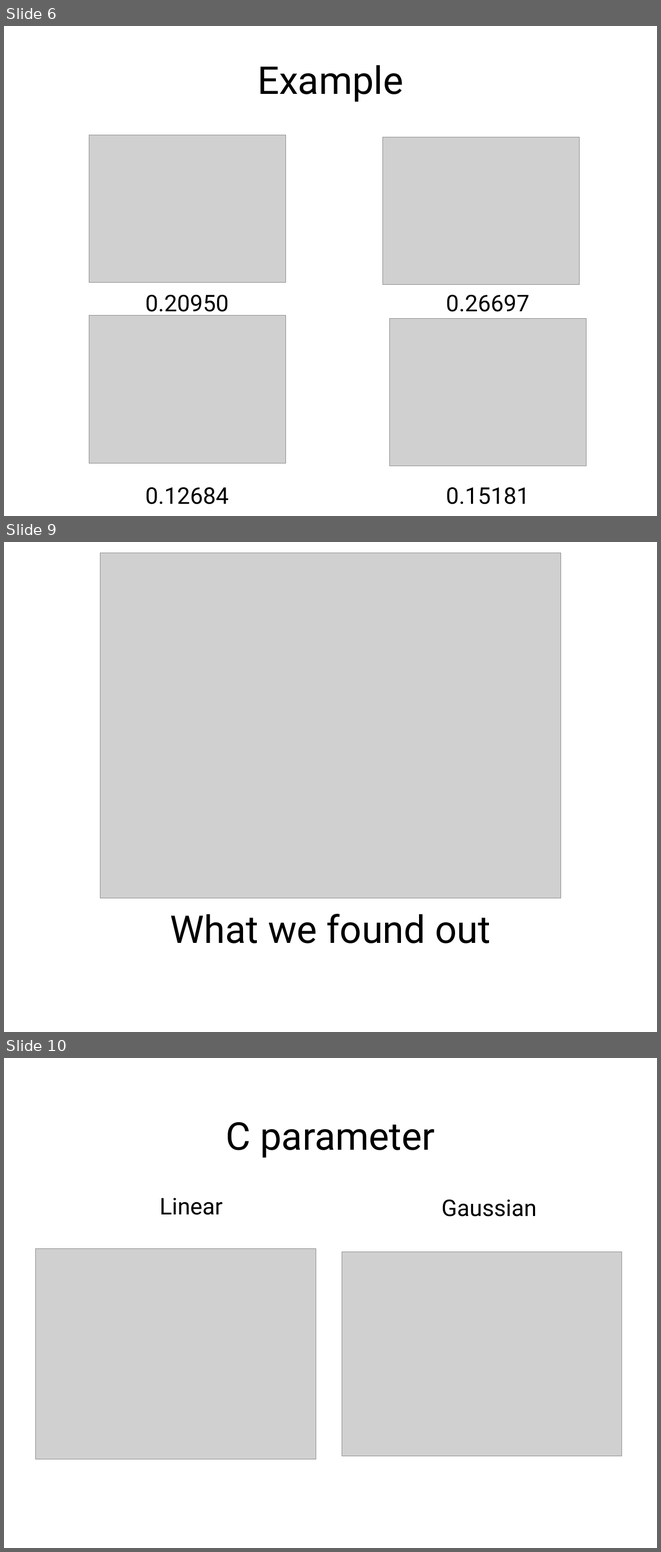
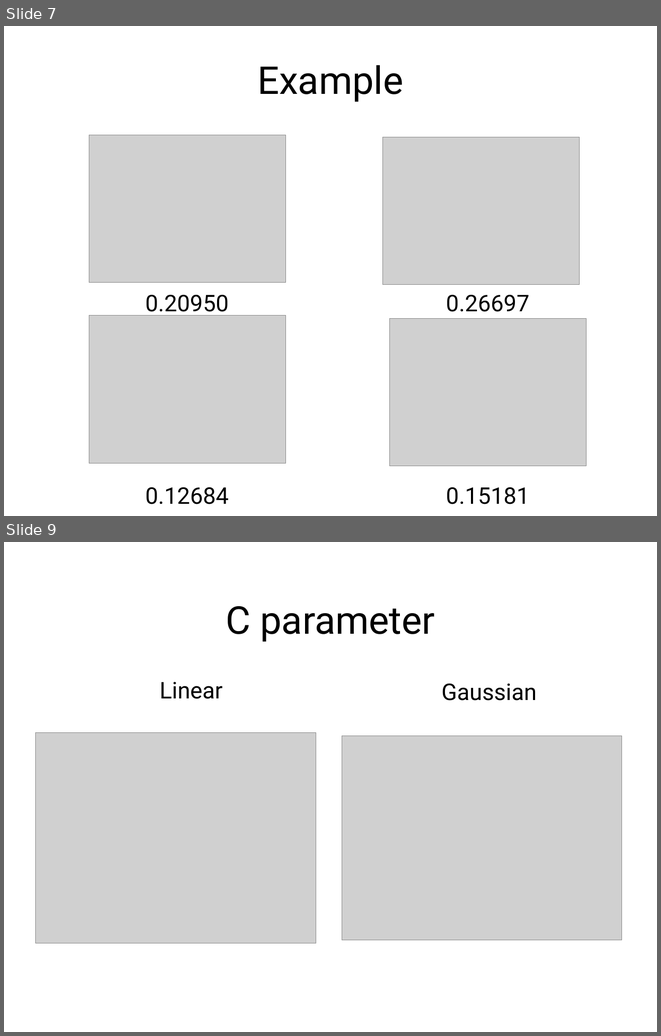
Before and after one commit to ThomasGoerttler/BootstrapingSVM, a slide deck: Präsentation/slides.pptx. Shown one above the other, each under a label of ours: slides 6, 9 and 10 before the commit, slides 7 and 9 after it; the slides between them are not shown. The pictures are 661x1552 and 661x1036 pixels, drawn with LibreOffice and Linux fonts; fonts in the diff are those of the drawing; grey boxes stand for pictures. Boxes give left, top, right and bottom in pixels: in the first picture for what was removed or moved away, otherwise in the second. Text is boxed around its words. In the diff, an @@ line names an element or a change of style, - is before the commit and + after.

```diff
--- a/Präsentation/slides.pptx
+++ b/Präsentation/slides.pptx
@@ slide 9 removed at (4, 542, 657, 1032), background #FFFFFF @@
@@ picture removed at (100, 553, 561, 898) @@
@@ title removed at (170, 914, 491, 943) @@
-What we found out
@@ what was slide 6 is now slide 7 @@
@@ what was slide 10 is now slide 9 @@
```
Also in this commit, not shown: 5 slides changed, 2 slides added, 1 other slide removed, 2 other files.
